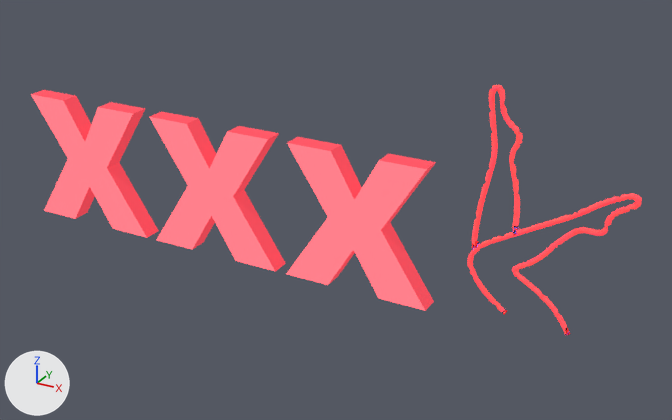
Before and after pictures for a commit that changed the glTF model FREEMODELS/curated/neon_club_xxx.glb.
The view is the same before and after, from a 50 mm camera at (2.03, -3.26, 1.98) aimed at (0.22, 0.04, 0.33). The lights are fixed; the arrows at lower left show +X, +Y and +Z. The older version comes first. Where no turn or scale is listed for an object, it has been applied to the vertices. Vertices at exactly the same position are counted once.

Script lines for the objects in view, before the commit:
```python
mat_neon_red = principled_material('neon_red')
mat_neon_red.base_color = (1.0, 0.13, 0.16)  # red #ff656f
mat_neon_red.roughness = 0.9
mat_neon_red.emission_color = (1.0, 0.13, 0.16)  # red #ff656f
mat_neon_red.emission_strength = 1.0
mat_neon_red_side = principled_material('neon_red_side')
mat_neon_red_side.base_color = (0.55, 0.04, 0.06)  # red #c43845
mat_neon_red_side.roughness = 0.9
mat_neon_red_side.emission_color = (0.55, 0.04, 0.06)  # red #c43845
mat_neon_red_side.emission_strength = 1.0
me_club_xxx = bpy.data.meshes.new('club_xxx')
me_club_xxx.from_pydata(...)  # 1364 vertices, 2748 faces; spans x -1.5..1.5, y -0.05..0.05, z 0.0..1.0
# faces by material slot: [78, 90, 2580]
me_club_xxx.materials.append(mat_neon_red)  # red #ff656f, glowing red #ff656f
me_club_xxx.materials.append(mat_neon_red_side)  # red #c43845, glowing red #c43845
me_club_xxx.materials.append(mat_light)
ob_club_xxx = bpy.data.objects.new('club_xxx', me_club_xxx)
ob_club_xxx.location = (0.0, 0.0, 0.0)
```
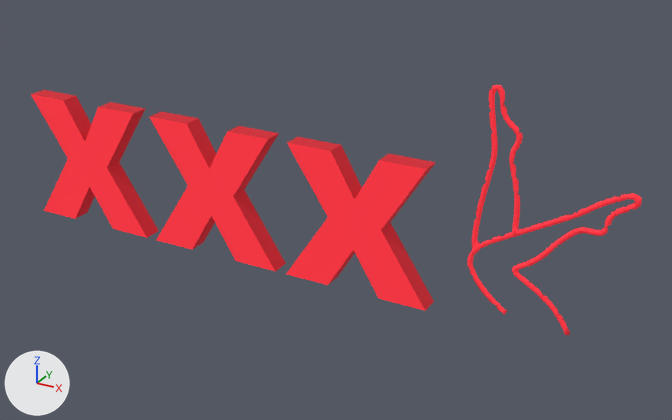
What the commit changed:
Material 'neon_red' (mat_neon_red) changes colour from red #ff656f to red #ff303f; in linear values from (1.0, 0.13, 0.16) to (1.0, 0.03, 0.05).
In material 'neon_red' (mat_neon_red), emission_color goes from (1.0, 0.13, 0.16) (red #ff656f) to (0.3, 0.009, 0.015) (red #951821).
Material 'neon_red_side' (mat_neon_red_side) changes colour from red #c43845 to red #bc1927; in linear values from (0.55, 0.04, 0.06) to (0.5, 0.01, 0.02).
In material 'neon_red_side' (mat_neon_red_side), emission_color goes from (0.55, 0.04, 0.06) (red #c43845) to (0.15, 0.003, 0.006) (dark red #6c0a12).
me_club_xxx has 1364 vertices, 2748 faces and spans x -1.5..1.5, y -0.05..0.05, z 0.0..1.0.
me_club_xxx is used by ob_club_xxx; location (0.0, 0.0, 0.0).
me_club_xxx part 1: 2580 faces spanning x 0.84..1.5, y 0.02..0.05, z 0.01..1.0 switch from mat_light to mat_neon_red (red #ff303f, glowing red #951821).

Where the change shows, as pixel boxes (x1, y1, x2, y2) in the pictures (672 x 420 px):
'club_xxx', recoloured, surface changed (darker)
    both: (31, 85, 642, 335)
part 1 of me_club_xxx, recoloured
    both: (467, 85, 642, 335)
